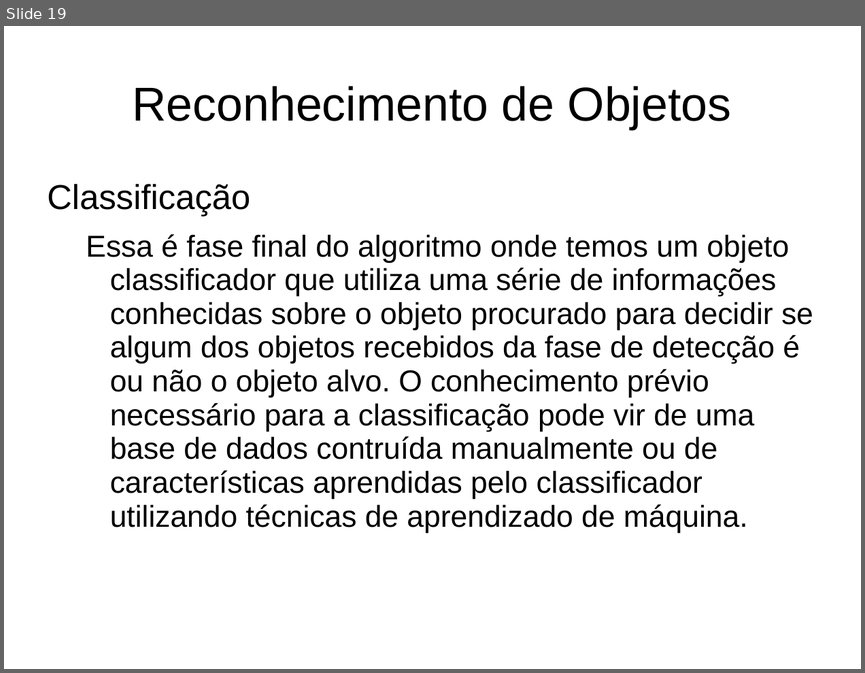
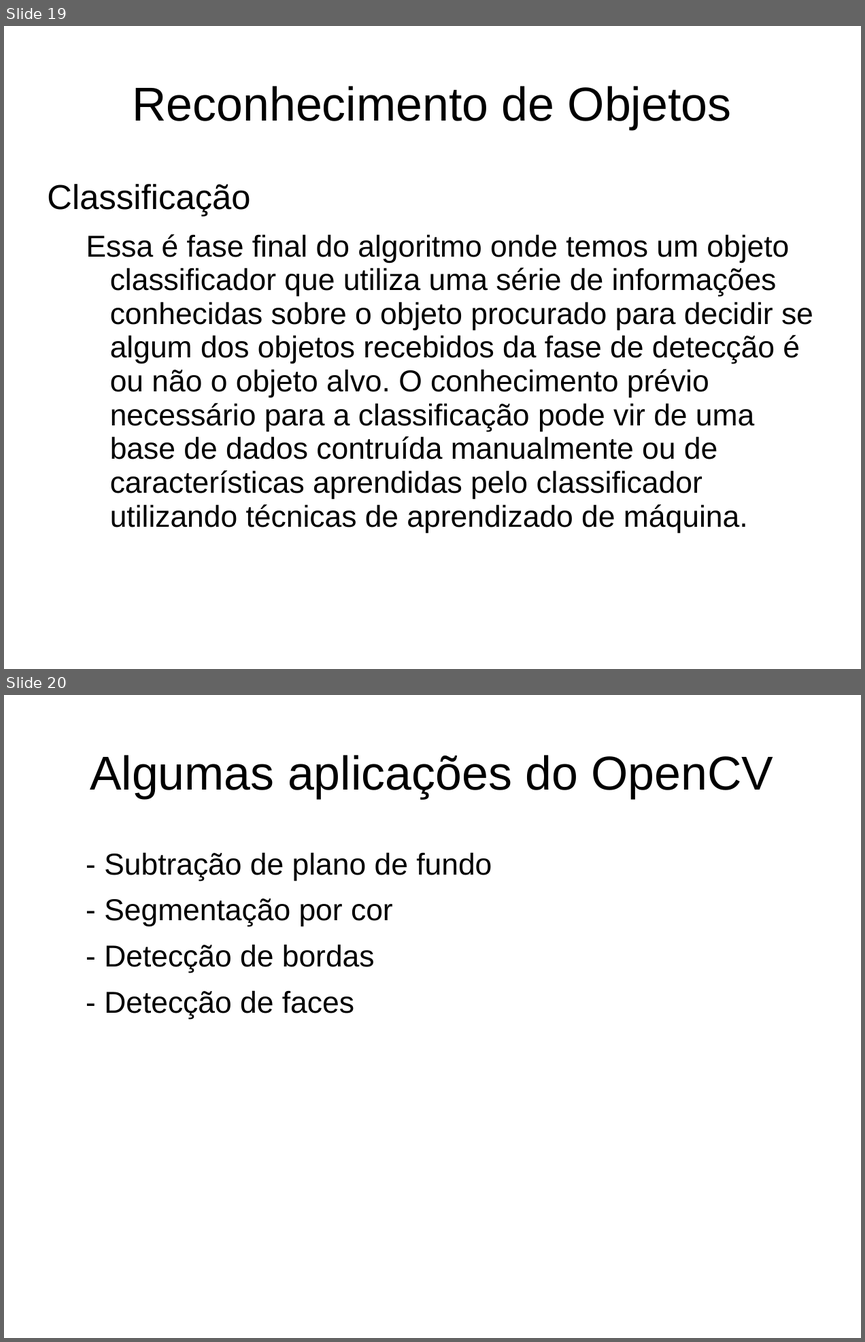
Before and after one commit to Wedeueis/Vis-o-Computacional-SPTW, a slide deck: VC_slideshow.ppt. Shown one above the other, each under a label of ours: slide 19 before the commit, slides 19 and 20 after it. The pictures are 865x673 and 865x1342 pixels, drawn with LibreOffice and Linux fonts; fonts in the diff are those of the drawing. Boxes give left, top, right and bottom in pixels: in the first picture for what was removed or moved away, otherwise in the second. Text is boxed around its words. In the diff, an @@ line names an element or a change of style, - is before the commit and + after.

```diff
--- a/VC_slideshow.ppt
+++ b/VC_slideshow.ppt
@@ slide 20 added at (x1=4, y1=695, x2=861, y2=1338), background #FFFFFF @@
@@ title added at (x1=90, y1=755, x2=773, y2=798), 44 pt, text #000000 @@
+Algumas aplicações do OpenCV
@@ text added at (x1=104, y1=852, x2=492, y2=1019), 28 pt, text #000000 @@
+  - Subtração de plano de fundo
+  - Segmentação por cor
+  - Detecção de bordas
+  - Detecção de faces
```
Also in this commit, not shown: 1 slide changed, 7 other slides added, 4 other files.
